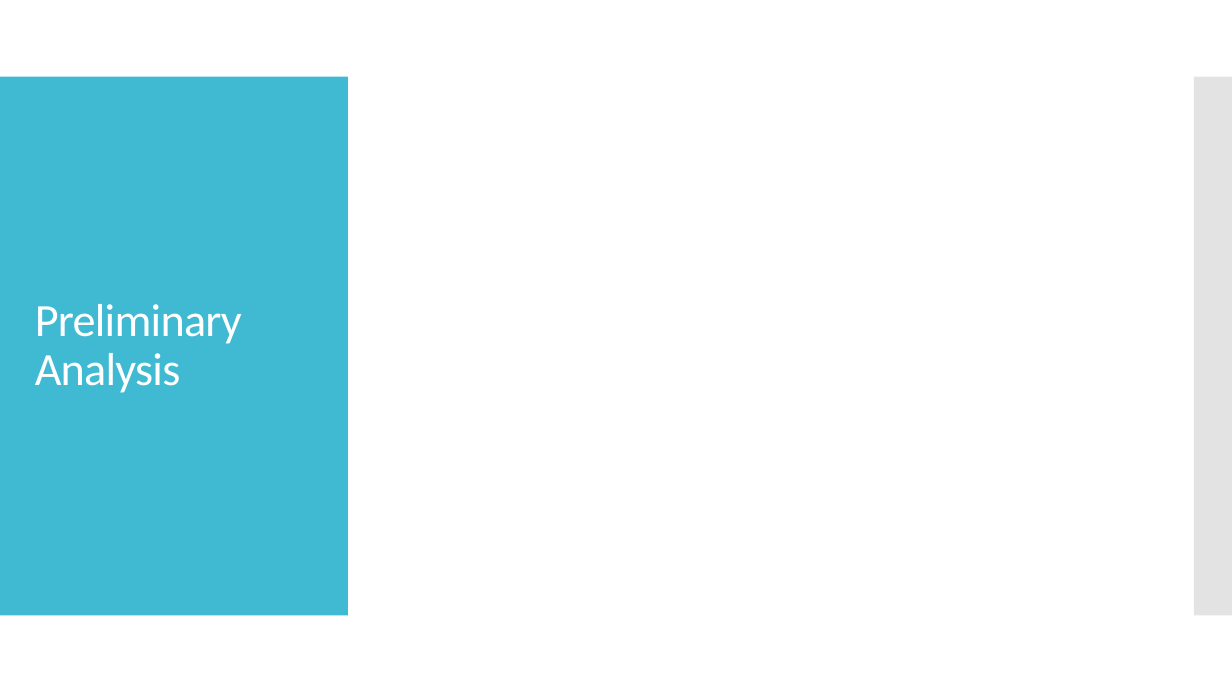
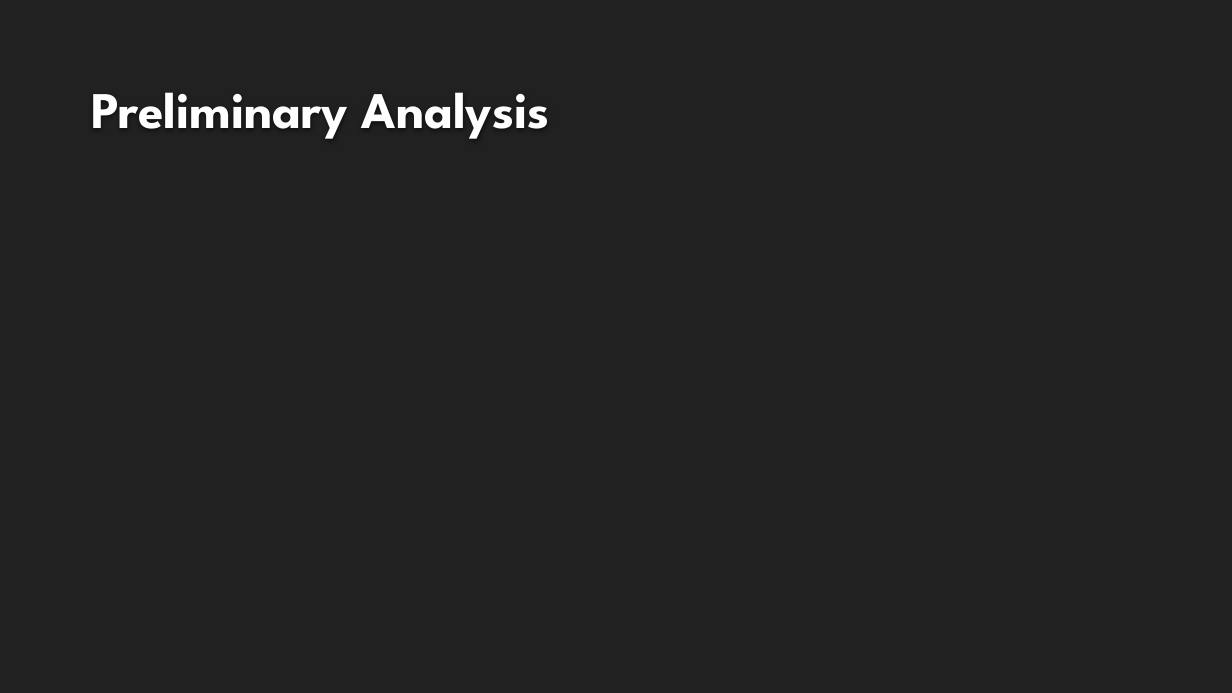
Before and after one commit to rolsenrob/SLC-AQI-Predictions-Project, a slide deck: slide 4 of Predicting Air Quality in Salt Lake City PowerPoint.pptx. Drawn at 1232x693 pixels with LibreOffice and Linux fonts; fonts in the diff are those of the drawing; background and template pictures are left out. Boxes give left, top, right and bottom in pixels: in the first picture for what was removed or moved away, otherwise in the second. Text is boxed around its words. In the diff, an @@ line names an element or a change of style, - is before the commit and + after.

Commit message:
Formatting changes to presentation

```diff
--- a/Predicting Air Quality in Salt Lake City PowerPoint.pptx
+++ b/Predicting Air Quality in Salt Lake City PowerPoint.pptx
@@ background #FFFFFF to #212121 @@
@@ title "Preliminary Analysis": place and size @@
-title "Preliminary Analysis" at bbox=[35, 304, 242, 393]
+title "Preliminary Analysis" at bbox=[91, 92, 550, 139]
@@ title "Preliminary Analysis" at bbox=[91, 92, 550, 139]: size 36 to 40 pt, font Calibri to League Spartan, text colour #FFFFFF to #FEFEFE, letter spacing -0.6 to 0 pt, bold on; line spacing 0.9 to 1; vertical alignment middle to bottom @@
@@ rectangle removed at bbox=[0, 77, 348, 616] @@
@@ rectangle removed at bbox=[1194, 77, 1232, 616] @@
```
Also in this commit, not shown: 4 other slides changed, 2 slides added, 2 slides removed.
